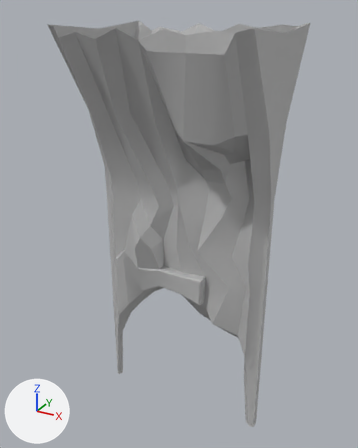
The FBX model Assets/3D/Porte_terrier.fbx: old version first, new version second.
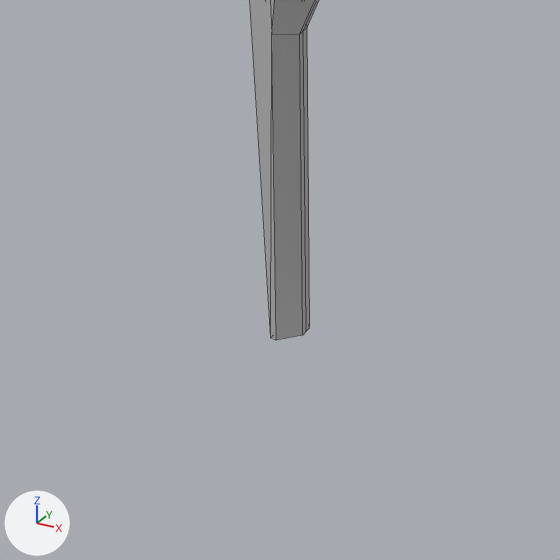
Old and new are each drawn whole from a 50 mm lens placed at (0.339, -0.441, 0.468), pointed at (0.092, 0.009, 0.243) and again close up on the part from 23% to 44% of the width and 73% to 90% of the height. Arrows for +X, +Y and +Z are at lower left; the lights stay in place. The close-ups show mesh edges as thin lines. Where no turn or scale is listed for an object, it has been applied to the vertices.

The first close-up shows 'Porte_terrier'.
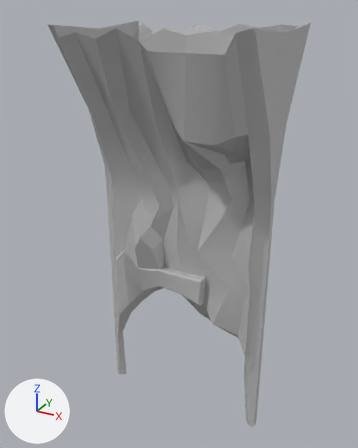
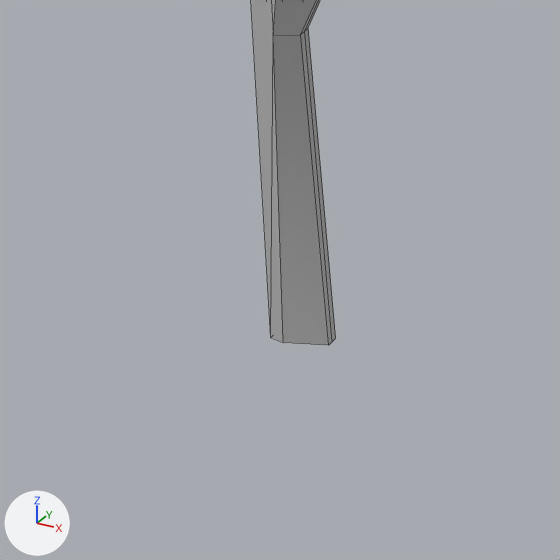
The change, as a list of edits to the scene's bpy script:
```text
Change me_mesh:
    where me_mesh.from_pydata(...)  # 331 vertices, 334 faces; spans x -0.001..0.2, y -0.075..0.084, z 0.0..0.452
    used by ob_porte_terrier; location = (0.0, 0.0, 0.0)
    before: 78 (0.005, 0.005, 0.0) at pixel (306, 331), 107 (0.005, 0.006, 0.0) at pixel (309, 327), 260 (0.005, 0.004, 0.0) at pixel (302, 335)
    me_mesh part 1
    add for i in [78, 107, 260]: me_mesh.vertices[i].co += Vector((0.006, 0.0, 0.0))
    me_mesh.vertices[108].co: (0.001, 0.009, 0.0) -> (0.003, 0.009, 0.0)
    me_mesh.vertices[261].co: (0.001, 0.0, 0.0) -> (0.003, 0.0, 0.0)  # pixel (276, 340) -> pixel (283, 342)
```

Pixel boxes [x1, y1, x2, y2] of what changed, in the close-ups (560 x 560 px; the box of a moved part takes in the faces that stretch with it):
'Porte_terrier', reshaped: before [250, 0, 319, 340]; after [251, 0, 336, 345]
part 1 of me_mesh, moved or reshaped: before [271, 28, 310, 340]; after [271, 29, 336, 345]
